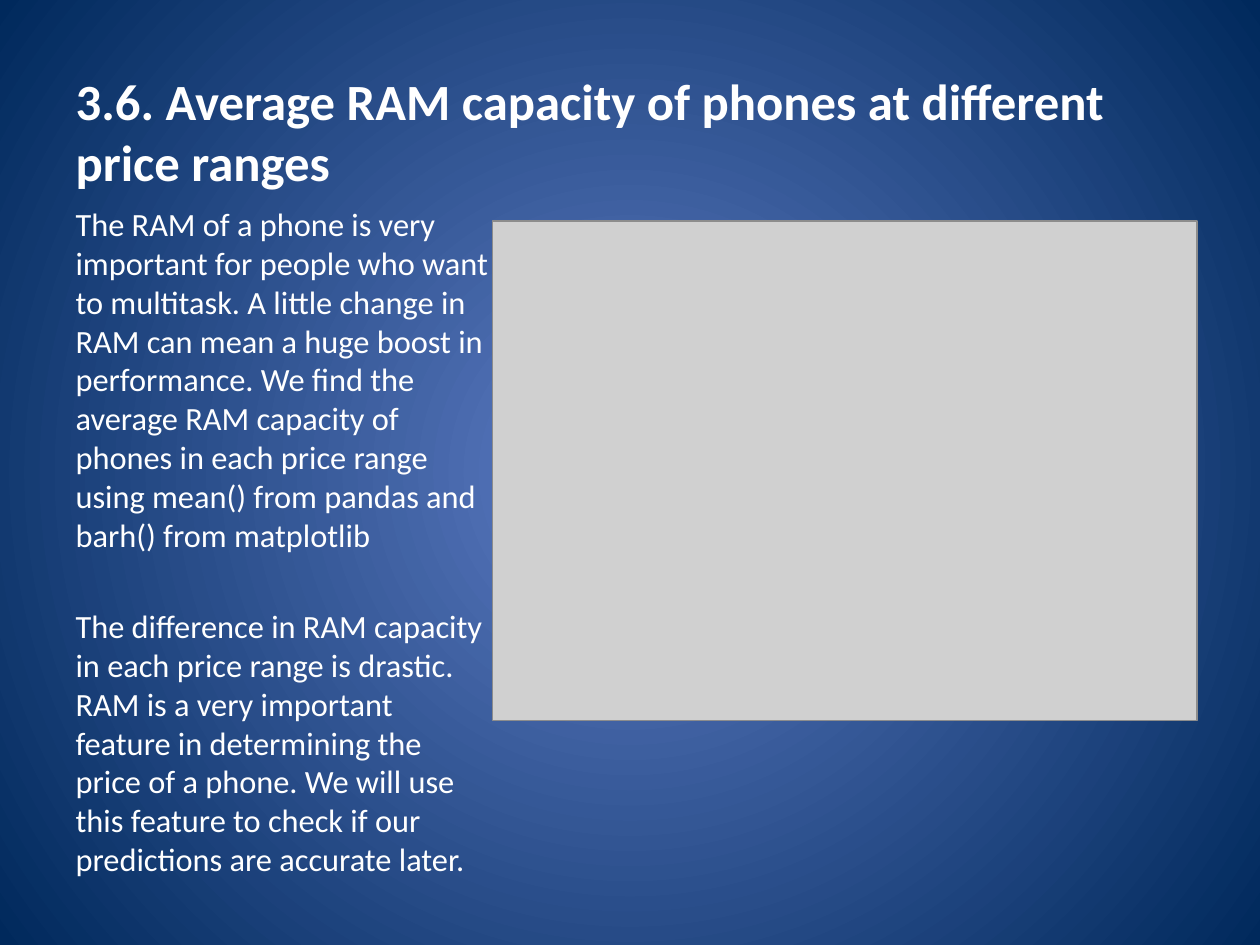
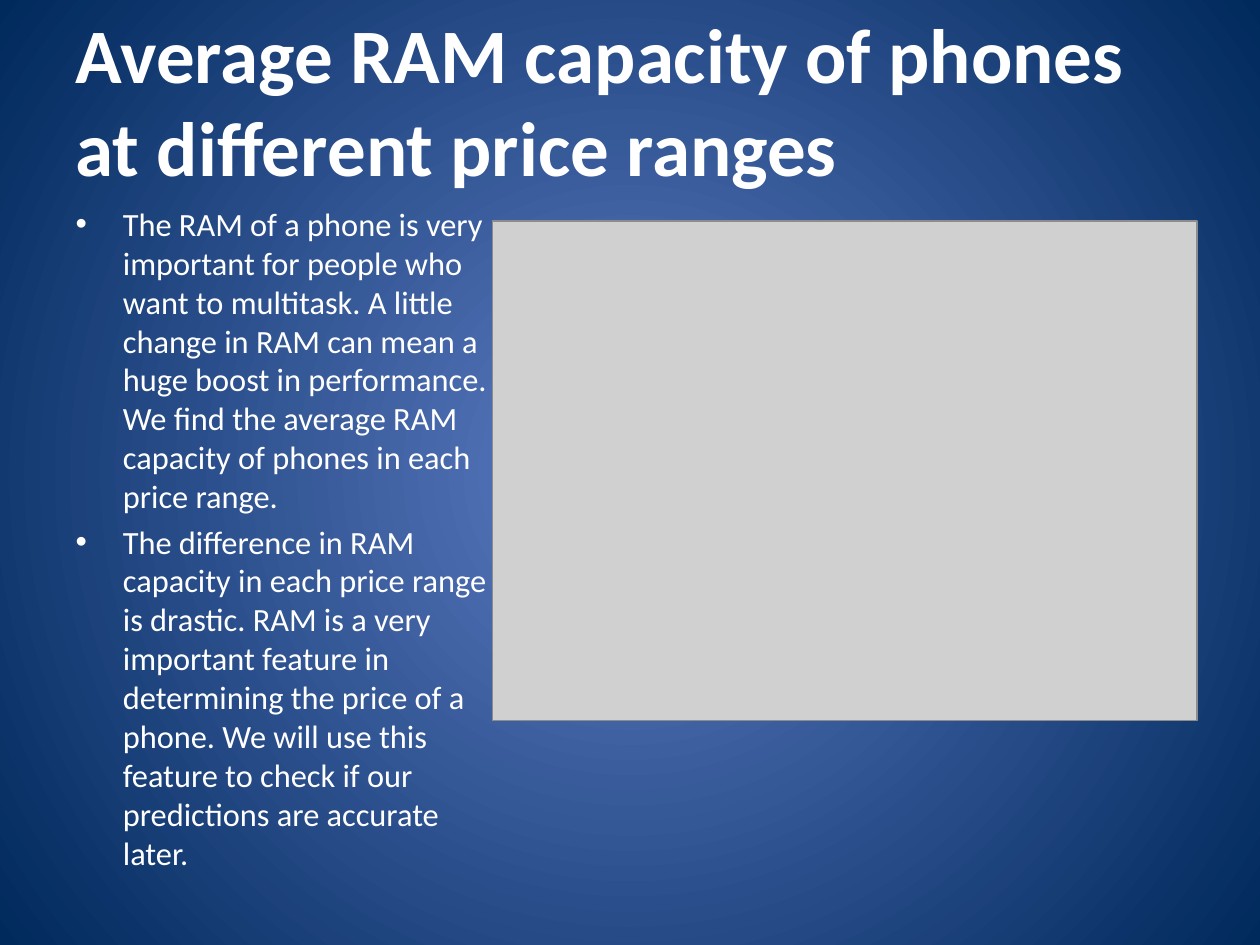
Before and after one commit to debjitg97/Mobile-Price-Classifier, a slide deck: slide 16 of Mobile Price Prediction Using KNN Classifier.pptx. Drawn at 1260x945 pixels with LibreOffice and Linux fonts; fonts in the diff are those of the drawing; grey boxes stand for pictures. Boxes give left, top, right and bottom in pixels: in the first picture for what was removed or moved away, otherwise in the second. Text is boxed around its words. In the diff, an @@ line names an element or a change of style, - is before the commit and + after.

```diff
--- a/Mobile Price Prediction Using KNN Classifier.pptx
+++ b/Mobile Price Prediction Using KNN Classifier.pptx
@@ title at (76,29,1124,189): text changed; size 29 to 44 pt @@
-3.6. Average RAM capacity of phones at different price ranges
+Average RAM capacity of phones at different price ranges
@@ text at (123,213,486,514): text changed @@
-The RAM of a phone is very important for people who want to multitask. A little change in RAM can mean a huge boost in performance. We find the average RAM capacity of phones in each price range using mean() from pandas and barh() from matplotlib
+• The RAM of a phone is very important for people who want to multitask. A little change in RAM can mean a huge boost in performance. We find the average RAM capacity of phones in each price range.
@@ text at (123,531,486,866): bullet none to • @@
```
Also in this commit, not shown: 22 other slides changed.
